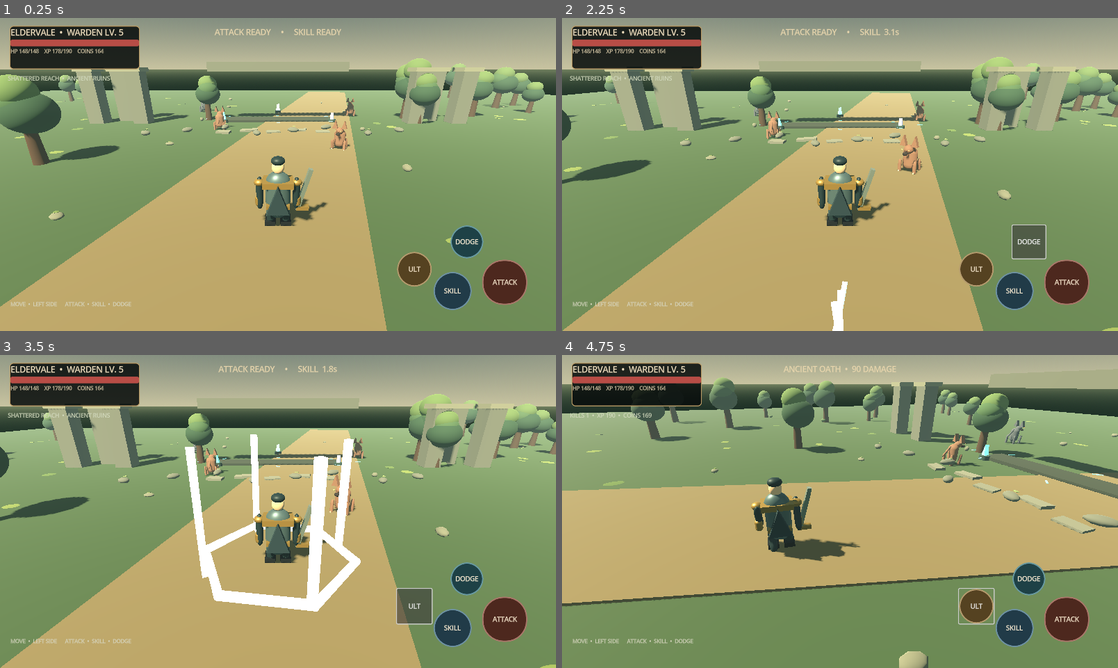
Above: before the commit, frames 1-4 (two rows, left to right).
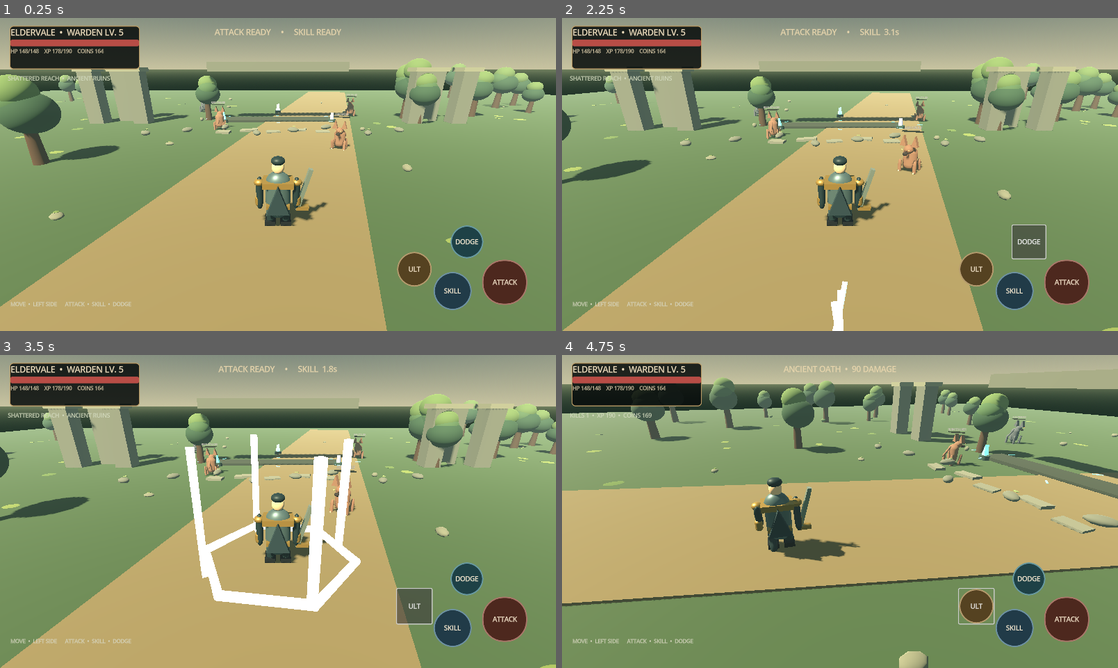
Above: after the commit, the same moments.

Repository: filesgloom-png/ELDERVALE
Game: Godot game, scene res://scenes/main_3d.tscn
The game is run twice, just before and just after one commit, with the same random seed, the same clock (stepped at 60 frames per second) and the same inputs.
Inputs (mouse positions are in pixels of both pictures, inside the frame that each line leads up to):
- Up to frame 1 (0.25 s): no input
- Up to frame 2 (2.25 s): click "ATTACK" at 0.5 s; click "SKILL" at 1.25 s; click "DODGE" at 2 s
- Up to frame 3 (3.5 s): click "ULT" at 2.75 s
- Up to frame 4 (4.75 s): tap Enter (ui_accept) at 3.5, 3.77 s; move the mouse to (962, 495) at 3.52 s; hold Right (ui_right) 3.53-4.25 s; tap Q at 3.6 s; click (962, 495) at 3.67 s; drag from (728, 527) to (812, 574) at 4.27 s

The runs differ from the first frame. In frame 1, less than 0.1% of the frame differs, in the area x 38-65%, y 24-32%; in frame 2, less than 0.1%, in the area x 36-66%, y 25-37%; in frame 3, less than 0.1%; in frame 4, less than 0.1%.
Error before the commit: Invalid access to property or key 'rotation' on a base object of type 'previously freed'. (res://scripts/main_3d.gd:522)
Error after the commit: Invalid access to property or key 'rotation' on a base object of type 'previously freed'. (res://scripts/main_3d.gd:597)

Commit message:
combat: add floating damage numbers and enemy health bars

Diff:
--- a/scripts/main_3d.gd
+++ b/scripts/main_3d.gd
@@ -31,6 +31,8 @@
 var enemy_health: Dictionary = {}
 var enemy_hit_timers: Dictionary = {}
 var enemy_base_colors: Dictionary = {}
+var enemy_health_ui: Dictionary = {}
+var damage_number_effects: Array[Dictionary] = []
 var animated_sword: Node3D
 var animated_cape: Node3D
 var animated_torso: Node3D
@@ -358,6 +360,78 @@
 		enemy_health[enemy] = 75 if i < 3 else 110
 		enemy_hit_timers[enemy] = 0.0
 		enemy_base_colors[enemy] = hide_mat.albedo_color
+		_create_enemy_health_ui(enemy)
+
+func _create_enemy_health_ui(enemy: Node3D) -> void:
+	var root := Node3D.new()
+	root.name = "EnemyHealthDisplay"
+	root.position = Vector3(0.0, 2.05, 0.0)
+	enemy.add_child(root)
+	var back_material := _mat(Color("#1c2422"), 0.95)
+	var fill_material := _mat(Color("#72bd70"), 0.8)
+	var background := _box(root, Vector3(1.0, 0.075, 0.035), back_material, Vector3.ZERO, "HealthBarBackground")
+	background.cast_shadow = GeometryInstance3D.SHADOW_CASTING_SETTING_OFF
+	var fill := _box(root, Vector3(0.94, 0.045, 0.045), fill_material, Vector3(-0.03, 0.0, 0.026), "HealthBarFill")
+	fill.cast_shadow = GeometryInstance3D.SHADOW_CASTING_SETTING_OFF
+	var name_tag := Label3D.new()
+	name_tag.name = "EnemyName"
+	name_tag.text = "ASH WOLF" if enemy.name == "AshWolf" else "RUIN STALKER"
+	name_tag.position = Vector3(0.0, 0.17, 0.0)
+	name_tag.font_size = 28
+	name_tag.pixel_size = 0.006
+	name_tag.billboard = BaseMaterial3D.BILLBOARD_ENABLED
+	name_tag.modulate = Color("#f0dfc3")
+	name_tag.outline_size = 4
+	root.add_child(name_tag)
+	enemy_health_ui[enemy] = {"root": root, "fill": fill, "material": fill_material}
+	_update_enemy_health_ui(enemy)
+
+func _update_enemy_health_ui(enemy: Node3D) -> void:
+	if not enemy_health_ui.has(enemy):
+		return
+	var display: Dictionary = enemy_health_ui[enemy]
+	var fill := display.get("fill") as MeshInstance3D
+	var material := display.get("material") as StandardMaterial3D
+	if fill == null or material == null:
+		return
+	var max_hp := 110.0 if enemy.name == "RuinStalker" else 75.0
+	var ratio := clampf(float(enemy_health.get(enemy, max_hp)) / max_hp, 0.0, 1.0)
+	fill.scale.x = ratio
+	fill.position.x = -0.03 - 0.47 * (1.0 - ratio)
+	material.albedo_color = Color("#72bd70") if ratio > 0.55 else (Color("#e0b45f") if ratio > 0.25 else Color("#d9685c"))
+
+func _spawn_damage_number(enemy: Node3D, damage: int) -> void:
+	var number := Label3D.new()
+	number.name = "FloatingDamageNumber"
+	number.text = "-%d" % damage
+	number.font_size = 48
+	number.pixel_size = 0.008
+	number.billboard = BaseMaterial3D.BILLBOARD_ENABLED
+	number.modulate = Color("#fff0bd")
+	number.outline_size = 7
+	number.outline_modulate = Color("#3b2420")
+	number.position = enemy.global_position + Vector3(0.0, 2.0, 0.0)
+	add_child(number)
+	damage_number_effects.append({"node": number, "age": 0.0, "duration": 0.72, "drift": Vector3(0.0, 1.15, 0.0)})
+
+func _update_damage_numbers(delta: float) -> void:
+	for i in range(damage_number_effects.size() - 1, -1, -1):
+		var item: Dictionary = damage_number_effects[i]
+		var label := item.get("node") as Label3D
+		if not is_instance_valid(label):
+			damage_number_effects.remove_at(i)
+			continue
+		var age := float(item.get("age", 0.0)) + delta
+		var duration := float(item.get("duration", 0.72))
+		item["age"] = age
+		damage_number_effects[i] = item
+		if age >= duration:
+			label.queue_free()
+			damage_number_effects.remove_at(i)
+			continue
+		label.position += (item.get("drift", Vector3.UP) as Vector3) * delta
+		label.modulate.a = 1.0 - clampf(age / duration, 0.0, 1.0)
+		label.scale = Vector3.ONE * (1.0 + sin(clampf(age / 0.12, 0.0, 1.0) * PI) * 0.12)
 
 func _build_hud() -> void:
 	var layer := CanvasLayer.new()
@@ -486,6 +560,7 @@
 		var pulse := 0.88 + 0.22 * sin(animation_time * 1.35 + float(i) * 0.7)
 		magical_materials[i].emission_energy_multiplier = pulse * (1.25 if i < 3 else 0.8)
 	_update_combat_effects(delta)
+	_update_damage_numbers(delta)
 	attack_cooldown = maxf(0.0, attack_cooldown - delta)
 	skill_cooldown = maxf(0.0, skill_cooldown - delta)
 	attack_flash = maxf(0.0, attack_flash - delta)
@@ -537,6 +612,11 @@
 		var hit_left: float = maxf(0.0, float(enemy_hit_timers.get(enemy, 0.0)) - delta)
 		enemy_hit_timers[enemy] = hit_left
 		enemy.rotation.z = lerpf(enemy.rotation.z, 0.0, minf(1.0, delta * 12.0))
+		if enemy_health_ui.has(enemy):
+			var display: Dictionary = enemy_health_ui[enemy]
+			var display_root := display.get("root") as Node3D
+			if is_instance_valid(display_root) and camera != null:
+				display_root.look_at(camera.global_position, Vector3.UP)
 		if hit_left <= 0.0 and enemy.has_node("EnemyBody"):
 			var enemy_body := enemy.get_node("EnemyBody") as MeshInstance3D
 			var enemy_material := enemy_body.material_override as StandardMaterial3D
@@ -690,6 +770,8 @@
 	if not is_instance_valid(enemy): return
 	var remaining_hp: int = int(enemy_health.get(enemy, 75)) - damage
 	enemy_health[enemy] = remaining_hp
+	_spawn_damage_number(enemy, damage)
+	_update_enemy_health_ui(enemy)
 	# Brief hit-stop-like feedback: a red flash, recoil, and a short interruption of pursuit.
 	var body := enemy.get_node_or_null("EnemyBody") as MeshInstance3D
 	if body != null:
@@ -713,6 +795,7 @@
 	enemy_health.erase(enemy)
 	enemy_hit_timers.erase(enemy)
 	enemy_base_colors.erase(enemy)
+	enemy_health_ui.erase(enemy)
 	_spawn_combat_effect("death", enemy.position + Vector3(0.0, 0.04, 0.0))
 	enemy.queue_free()
 	if target_label != null:
